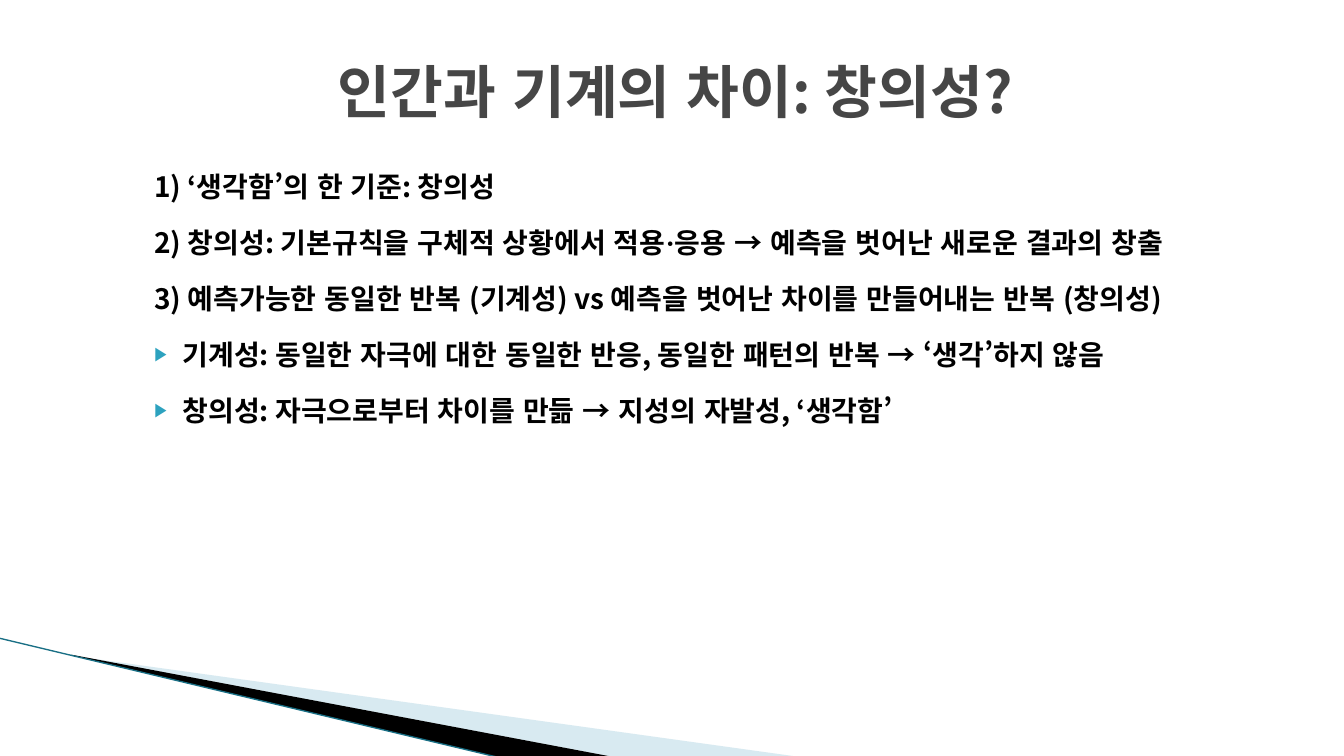
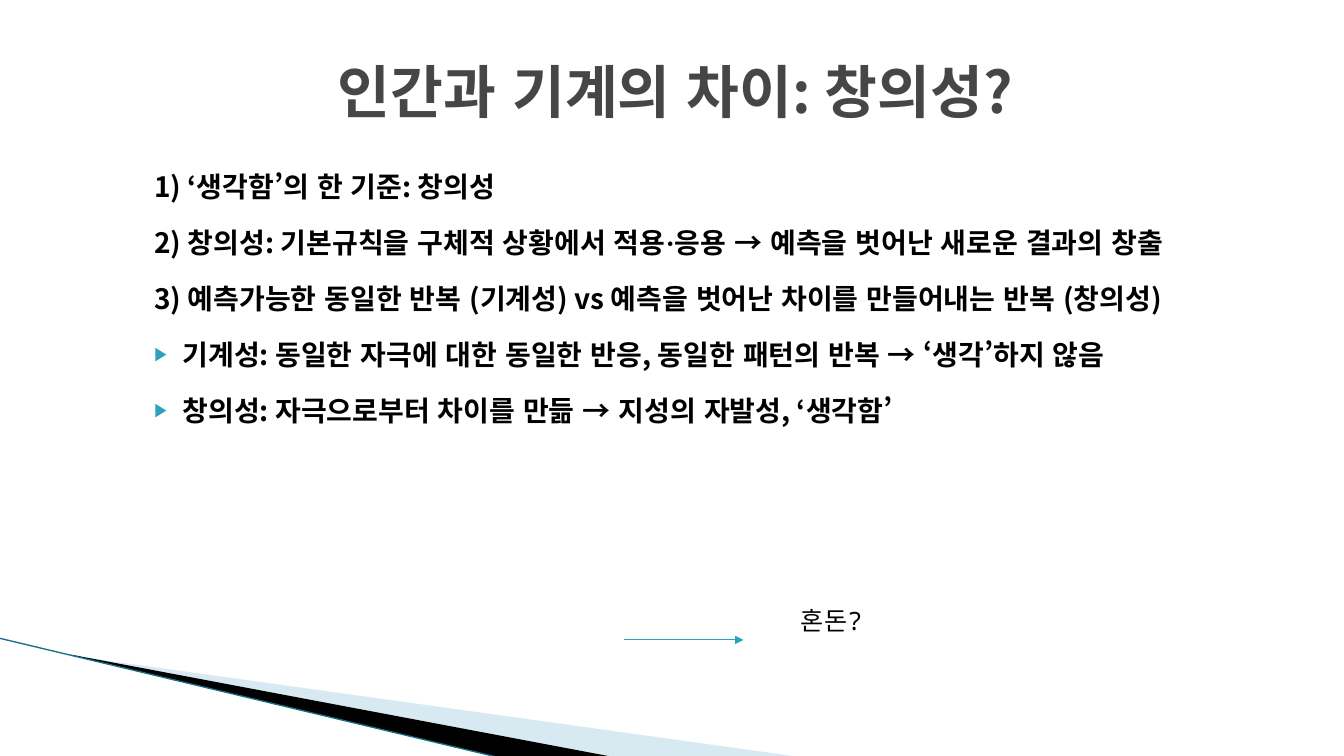
Before and after one commit to dw5450/3rd_grade_study, a slide deck: slide 2 of 윤리와철학/수업 ppt/인간 동물 기계 %284%29 - 인간과 인공지능의 차이는 무엇인가. 창의성과 자기의식.pptx. Drawn at 1344x756 pixels with LibreOffice and Linux fonts; fonts in the diff are those of the drawing; background and template pictures are left out. Boxes give left, top, right and bottom in pixels: in the first picture for what was removed or moved away, otherwise in the second. Text is boxed around its words. In the diff, an @@ line names an element or a change of style, - is before the commit and + after.

```diff
--- a/윤리와철학/수업 ppt/인간 동물 기계 %284%29 - 인간과 인공지능의 차이는 무엇인가. 창의성과 자기의식.pptx
+++ b/윤리와철학/수업 ppt/인간 동물 기계 %284%29 - 인간과 인공지능의 차이는 무엇인가. 창의성과 자기의식.pptx
@@ text added at (801,609,862,632), 18 pt, text #000000 @@
+혼돈?
@@ arrow added from (624, 640) to (744, 640), #2DA2BF 0.75 pt @@
```
Also in this commit, not shown: 6 other slides changed, 29 other files.
